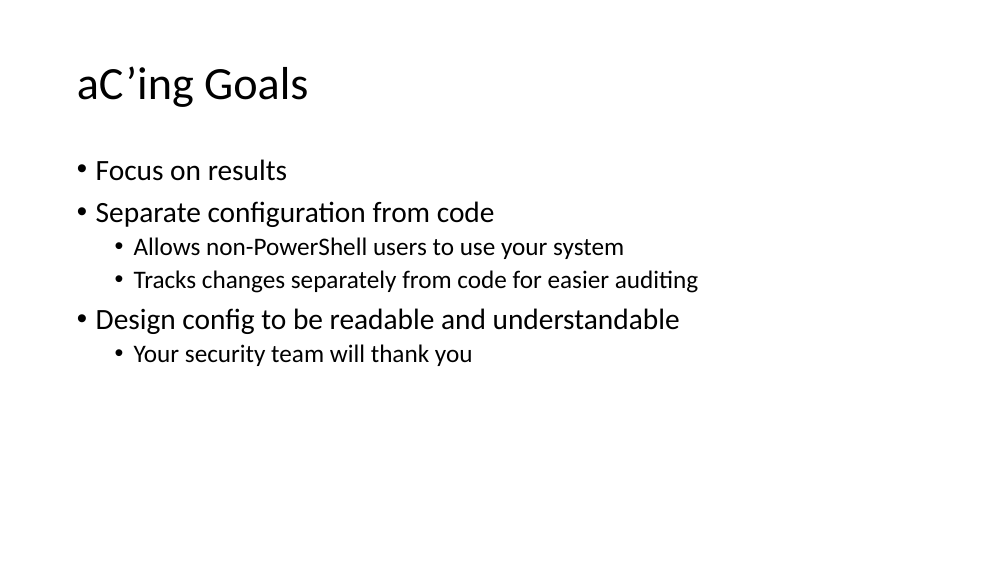
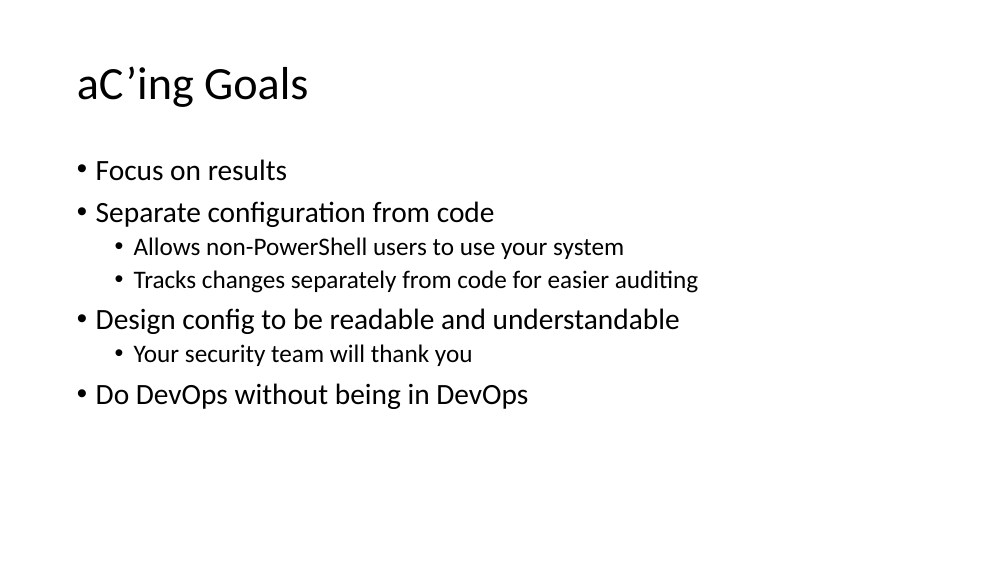
Before and after one commit to ThePoShWolf/Sessions, a slide deck: slide 10 of 2022-04-26 - aC the world! As Code for Anything/PowerShell Summit 2022 - aC the World!.pptx. Drawn at 1008x567 pixels with LibreOffice and Linux fonts; fonts in the diff are those of the drawing; background and template pictures are left out. Boxes give left, top, right and bottom in pixels: in the first picture for what was removed or moved away, otherwise in the second. Text is boxed around its words. In the diff, an @@ line names an element or a change of style, - is before the commit and + after.

```diff
--- a/2022-04-26 - aC the world! As Code for Anything/PowerShell Summit 2022 - aC the World!.pptx
+++ b/2022-04-26 - aC the world! As Code for Anything/PowerShell Summit 2022 - aC the World!.pptx
@@ text at [96, 383, 528, 409]: paragraph added @@
+• Do DevOps without being in DevOps
```
Also in this commit, not shown: 1 other file.
